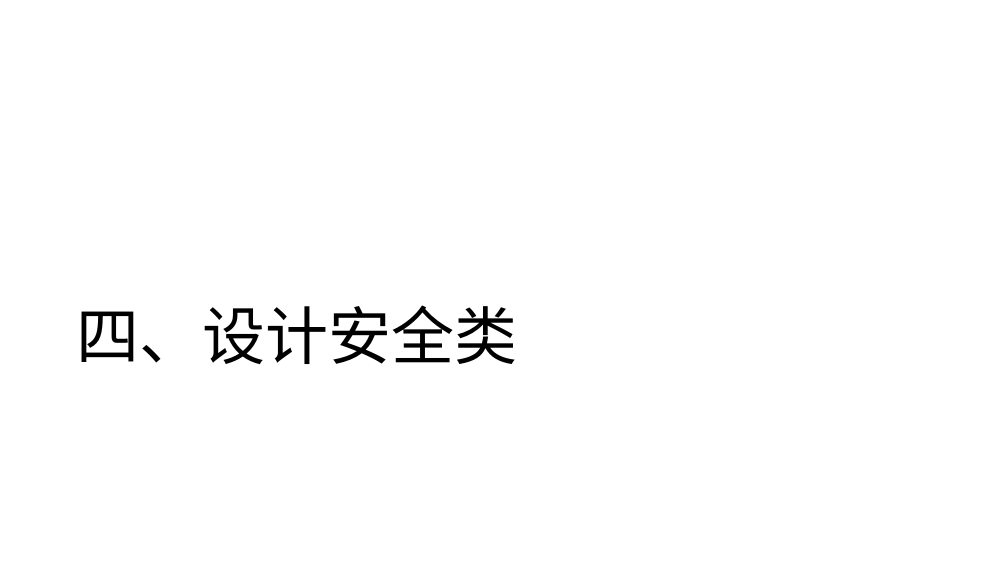
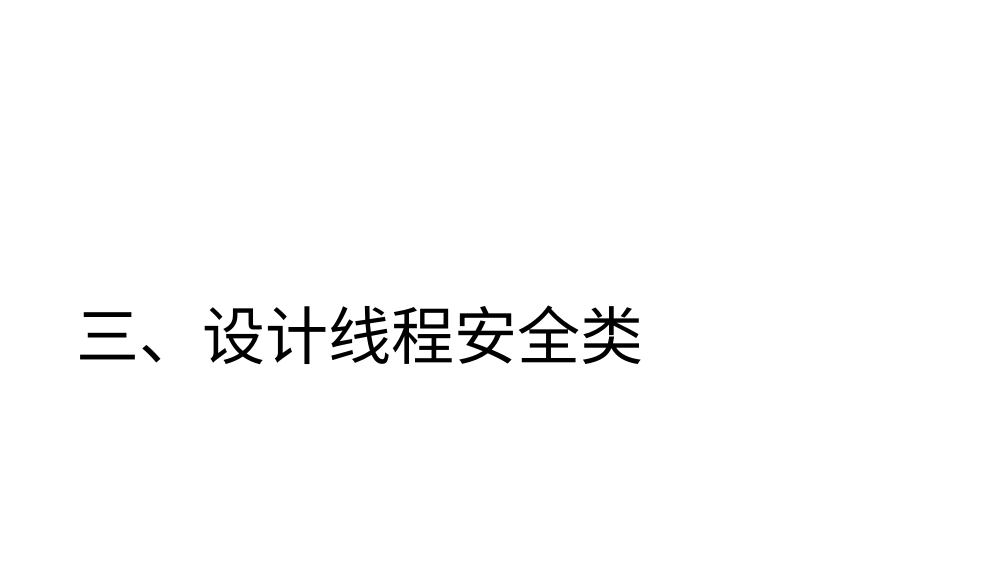
Before and after one commit to GerogeLeon/multithread_demo, a slide deck: slide 18 of JAVA并发编程.pptx. Drawn at 1008x567 pixels with LibreOffice and Linux fonts; fonts in the diff are those of the drawing. Boxes give left, top, right and bottom in pixels: in the first picture for what was removed or moved away, otherwise in the second. Text is boxed around its words. In the diff, an @@ line names an element or a change of style, - is before the commit and + after.

```diff
--- a/JAVA并发编程.pptx
+++ b/JAVA并发编程.pptx
@@ title at <box>76,305,643,364</box>: text changed @@
-四、设计安全类
+三、设计线程安全类
```
Also in this commit, not shown: 3 other slides changed, 3 other files.
